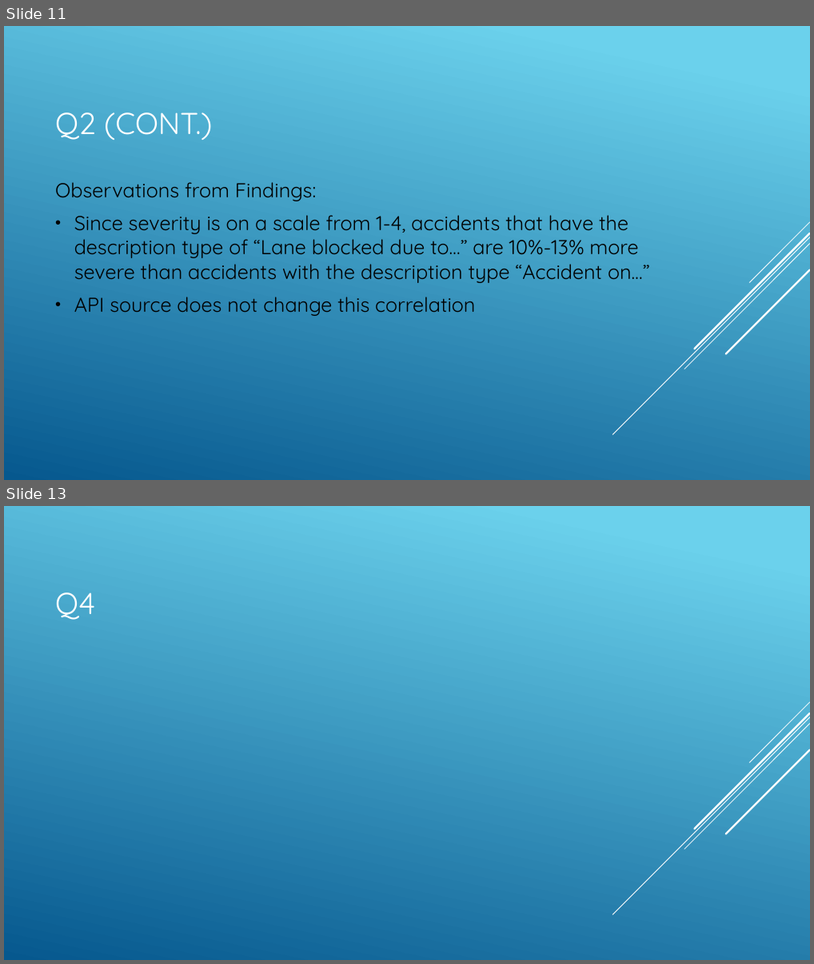
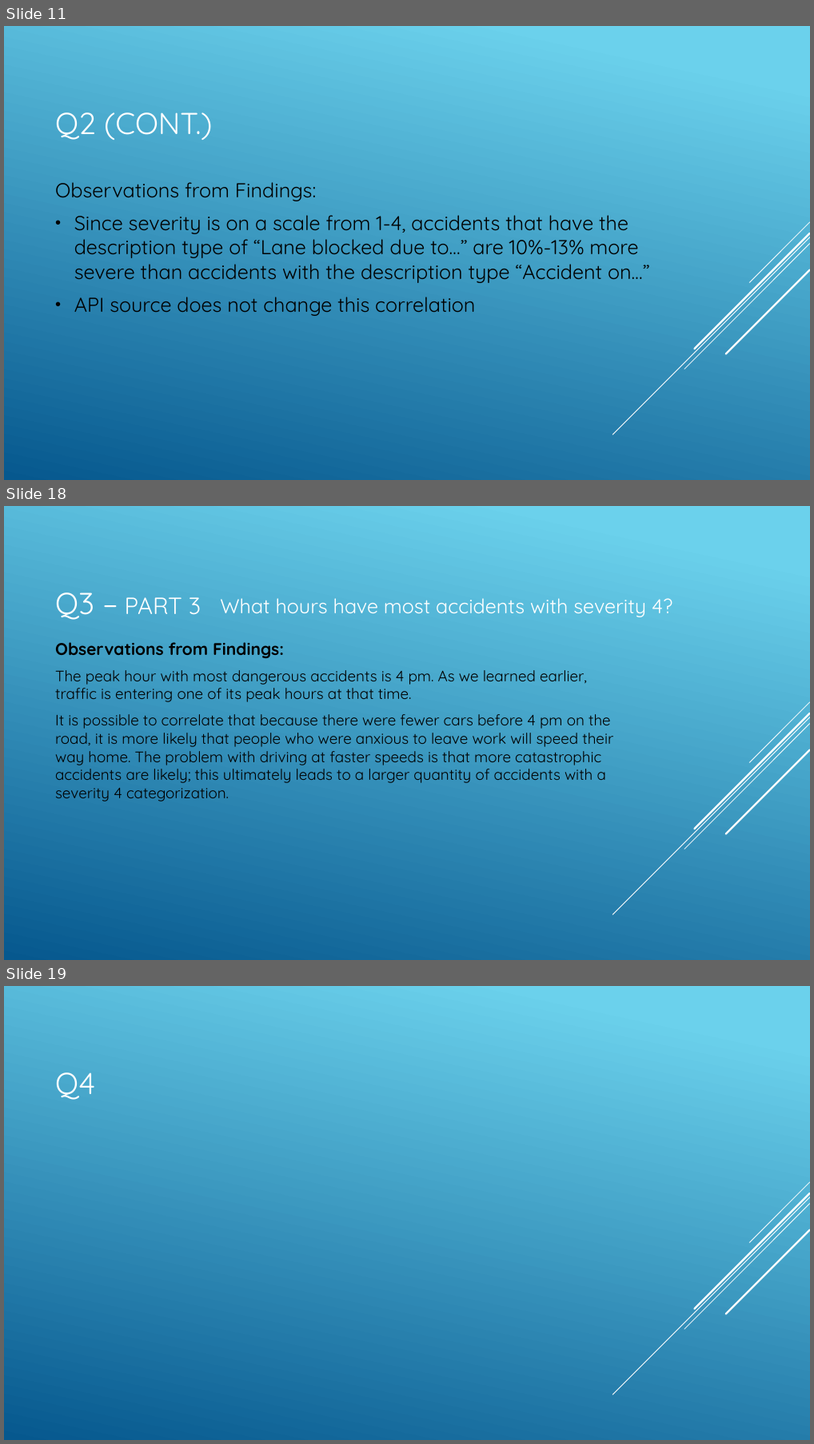
Before and after one commit to jyoo18/csc369FinalProject, a slide deck: slides.pptx. Shown one above the other, each under a label of ours: slides 11 and 13 before the commit, slides 11, 18 and 19 after it; the slides between them are not shown. The pictures are 814x964 and 814x1444 pixels, drawn with LibreOffice and Linux fonts; fonts in the diff are those of the drawing. Boxes give left, top, right and bottom in pixels: in the first picture for what was removed or moved away, otherwise in the second. Text is boxed around its words. In the diff, an @@ line names an element or a change of style, - is before the commit and + after.

```diff
--- a/slides.pptx
+++ b/slides.pptx
@@ slide 18 added at bbox=[4, 506, 810, 960], background gradient #6ED2EB to #06588E; not listed: 5 template elements that a slide beside it also shows @@
@@ title added at bbox=[55, 592, 201, 620], 28 pt, text #FFFFFF @@
+Q3 – PART 3
@@ text added at bbox=[220, 598, 673, 617], 24 pt, text #FFFFFF @@
+What hours have most accidents with severity 4?
@@ text added at bbox=[55, 642, 614, 801], 18 pt, text #000000 @@
+Observations from Findings:
+The peak hour with most dangerous accidents is 4 pm. As we learned earlier, traffic is entering one of its peak hours at that time.
+It is possible to correlate that because there were fewer cars before 4 pm on the road, it is more likely that people who were anxious to leave work will speed their way home. The problem with driving at faster speeds is that more catastrophic accidents are likely; this ultimately leads to a larger quantity of accidents with a severity 4 categorization.
@@ what was slide 13 is now slide 19 @@
```
Also in this commit, not shown: 2 slides changed, 6 other slides added, 1 slide removed.
